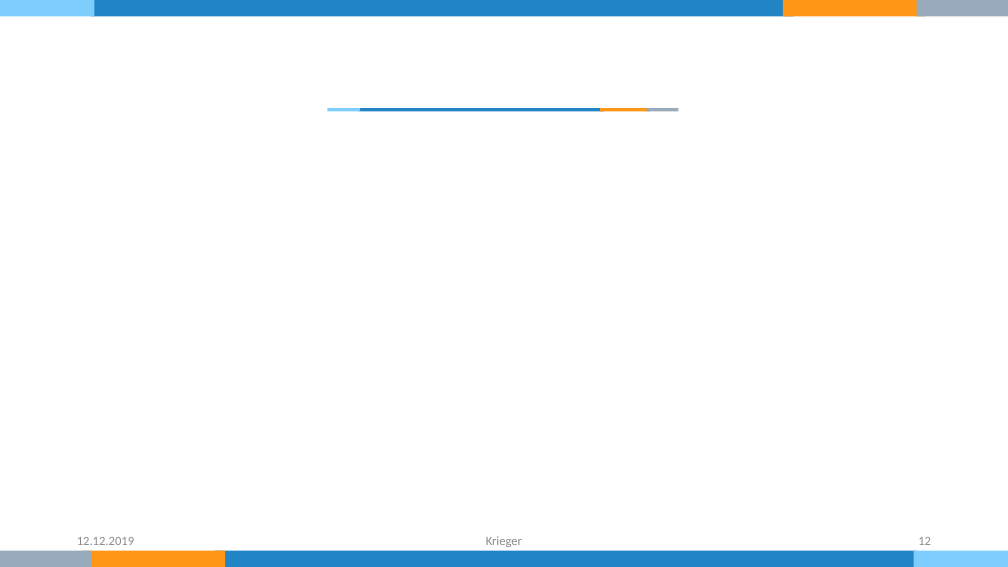
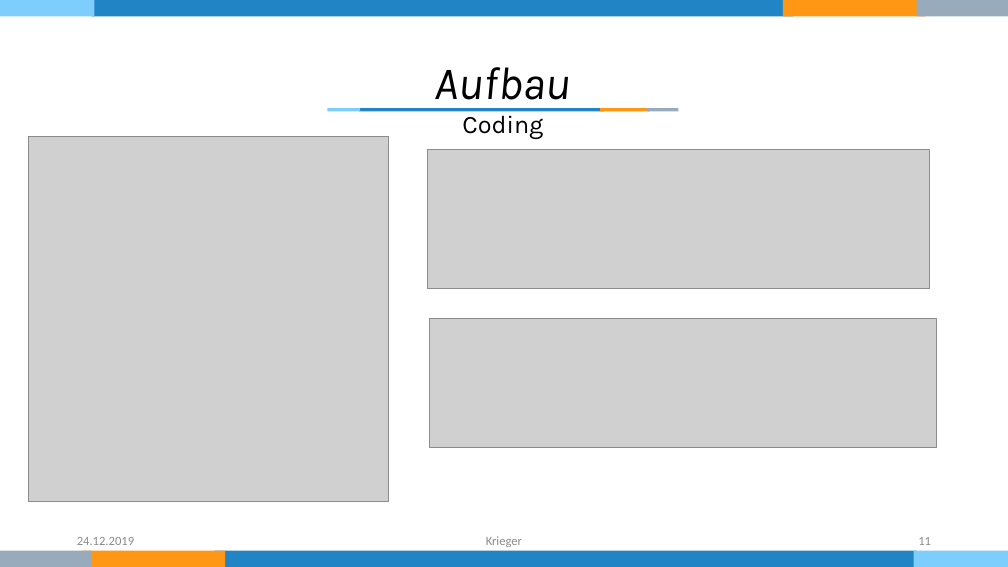
Before and after one commit to KriegersBlog/nordwind-tool, a slide deck: slide 11 of Dokumentation/Präsentation.pptx (slide 12 before the commit). Drawn at 1008x567 pixels with LibreOffice and Linux fonts; fonts in the diff are those of the drawing; grey boxes stand for pictures. Boxes give left, top, right and bottom in pixels: in the first picture for what was removed or moved away, otherwise in the second. Text is boxed around its words. In the diff, an @@ line names an element or a change of style, - is before the commit and + after.

```diff
--- a/Dokumentation/Präsentation.pptx
+++ b/Dokumentation/Präsentation.pptx
@@ text added at bbox=[435, 67, 571, 110], 44 pt, text #000000, italic @@
+Aufbau
@@ text added at bbox=[462, 111, 543, 140], 24 pt, text #000000 @@
+Coding
@@ picture added at bbox=[28, 136, 389, 502] @@
@@ picture added at bbox=[427, 150, 930, 289] @@
@@ picture added at bbox=[430, 318, 937, 448] @@
@@ text at bbox=[77, 537, 134, 545]: text changed @@
-12.12.2019
+24.12.2019
```
Also in this commit, not shown: 11 other slides changed, 2 slides added, 1 slide removed.
